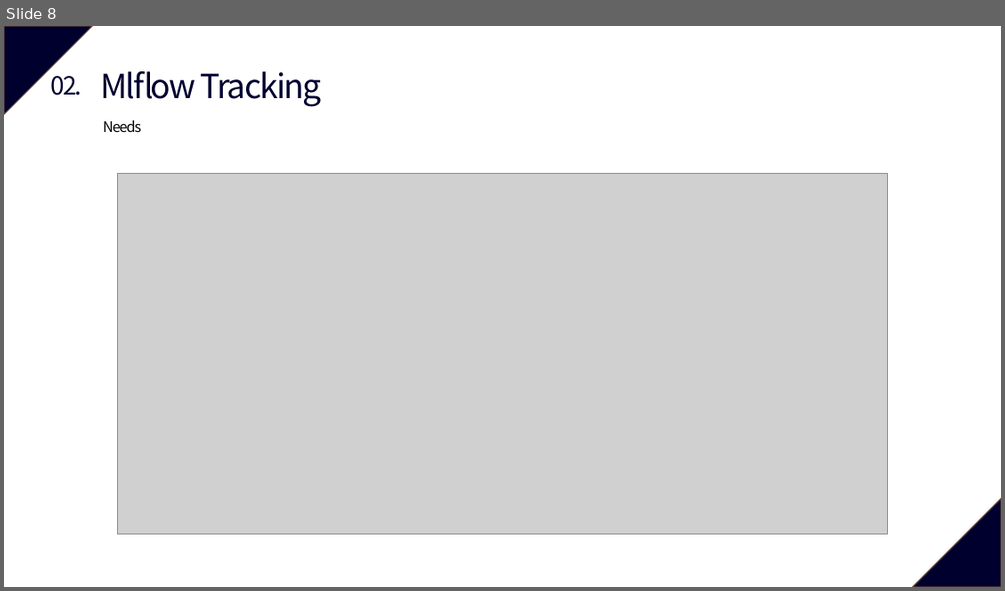
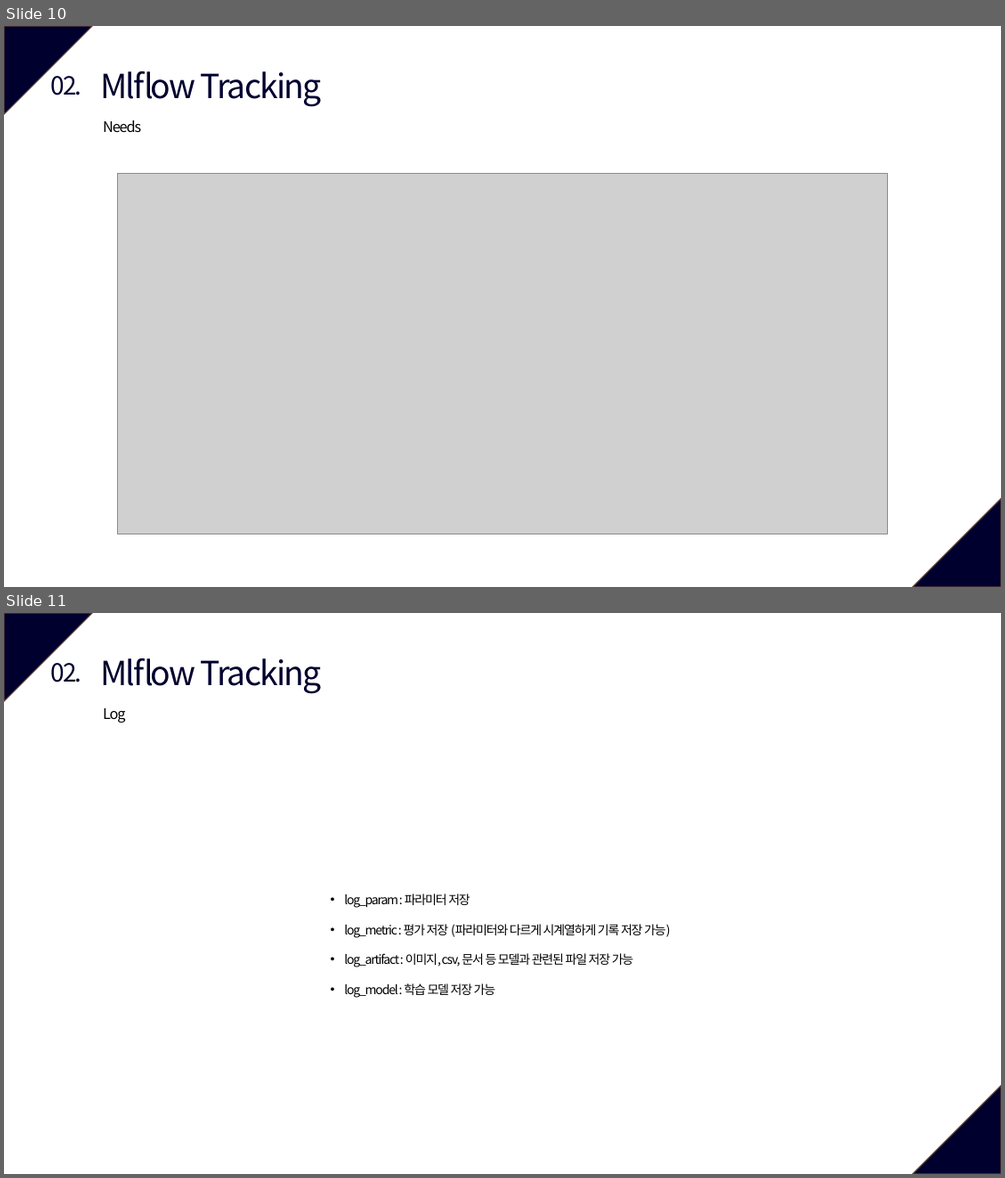
Before and after one commit to vhrehfdl/MLflow_tutorial, a slide deck: MLflow.pptx. Shown one above the other, each under a label of ours: slide 8 before the commit, slides 10 and 11 after it. The pictures are 1005x591 and 1005x1178 pixels, drawn with LibreOffice and Linux fonts; fonts in the diff are those of the drawing; grey boxes stand for pictures. Boxes give left, top, right and bottom in pixels: in the first picture for what was removed or moved away, otherwise in the second. Text is boxed around its words. In the diff, an @@ line names an element or a change of style, - is before the commit and + after.

```diff
--- a/MLflow.pptx
+++ b/MLflow.pptx
@@ slide 11 added at box(4, 613, 1001, 1174), background #FFFFFF; not listed: 2 template elements that a slide beside it also shows @@
@@ text added at box(50, 663, 81, 682), 24 pt, text #00002F @@
+02.
@@ text added at box(100, 658, 322, 694), 32 pt, text #00002F @@
+Mlflow Tracking
@@ text added at box(103, 708, 126, 722), 14 pt, text #000000 @@
+Log
@@ text added at box(344, 893, 670, 997), 12 pt, text #000000 @@
+• log_param : 파라미터 저장
+• log_metric : 평가 저장 (파라미터와 다르게 시계열하게 기록 저장 가능)
+• log_artifact : 이미지, csv, 문서 등 모델과 관련된 파일 저장 가능
+• log_model : 학습 모델 저장 가능
@@ what was slide 8 is now slide 10 @@
```
Also in this commit, not shown: 6 slides changed, 12 other slides added.
